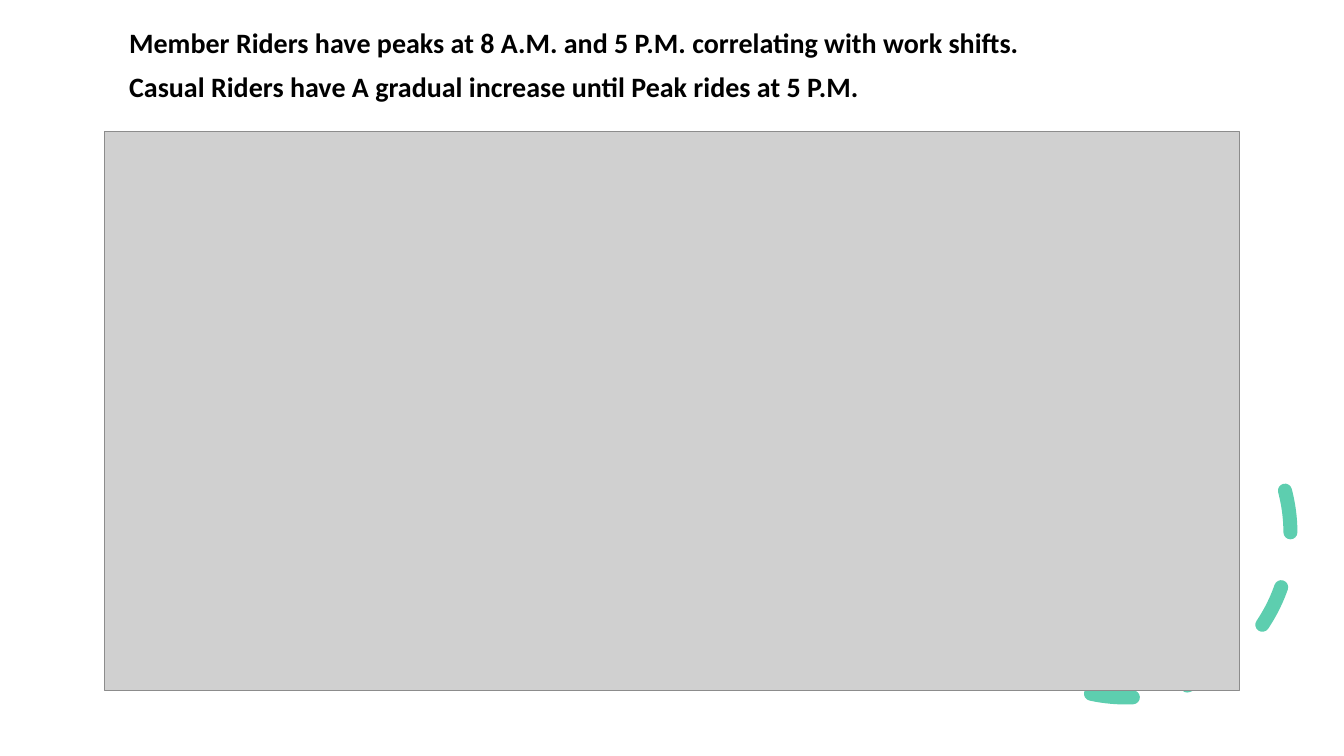
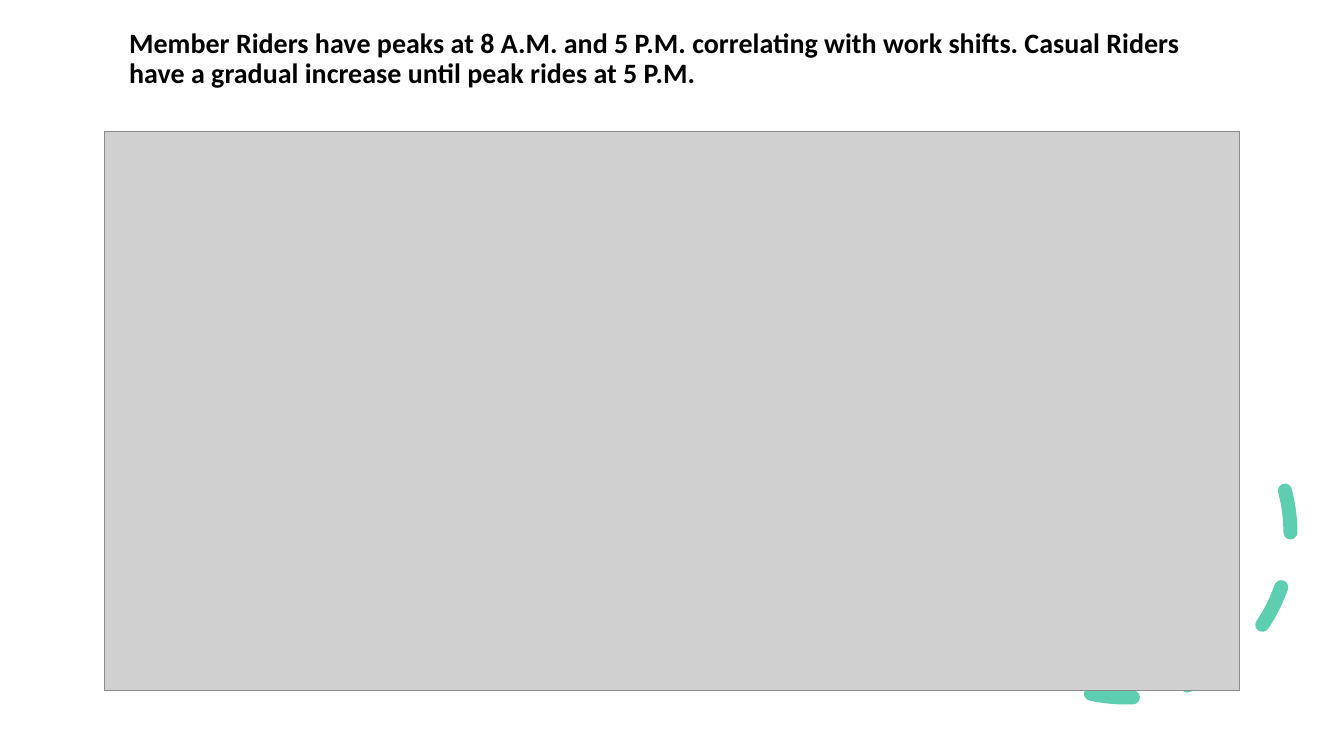
Before and after one commit to Ermiasmolla/.github.io, a slide deck: slide 7 of Cyclistic Case Study.pptx. Drawn at 1344x756 pixels with LibreOffice and Linux fonts; fonts in the diff are those of the drawing; grey boxes stand for pictures. Boxes give left, top, right and bottom in pixels: in the first picture for what was removed or moved away, otherwise in the second. Text is boxed around its words. In the diff, an @@ line names an element or a change of style, - is before the commit and + after.

```diff
--- a/Cyclistic Case Study.pptx
+++ b/Cyclistic Case Study.pptx
@@ text at box(129, 33, 1179, 88): text changed @@
-Member Riders have peaks at 8 A.M. and 5 P.M. correlating with work shifts.
-Casual Riders have A gradual increase until Peak rides at 5 P.M.
+Member Riders have peaks at 8 A.M. and 5 P.M. correlating with work shifts. Casual Riders have a gradual increase until peak rides at 5 P.M.
```
Also in this commit, not shown: 4 other slides changed, 3 other files.
